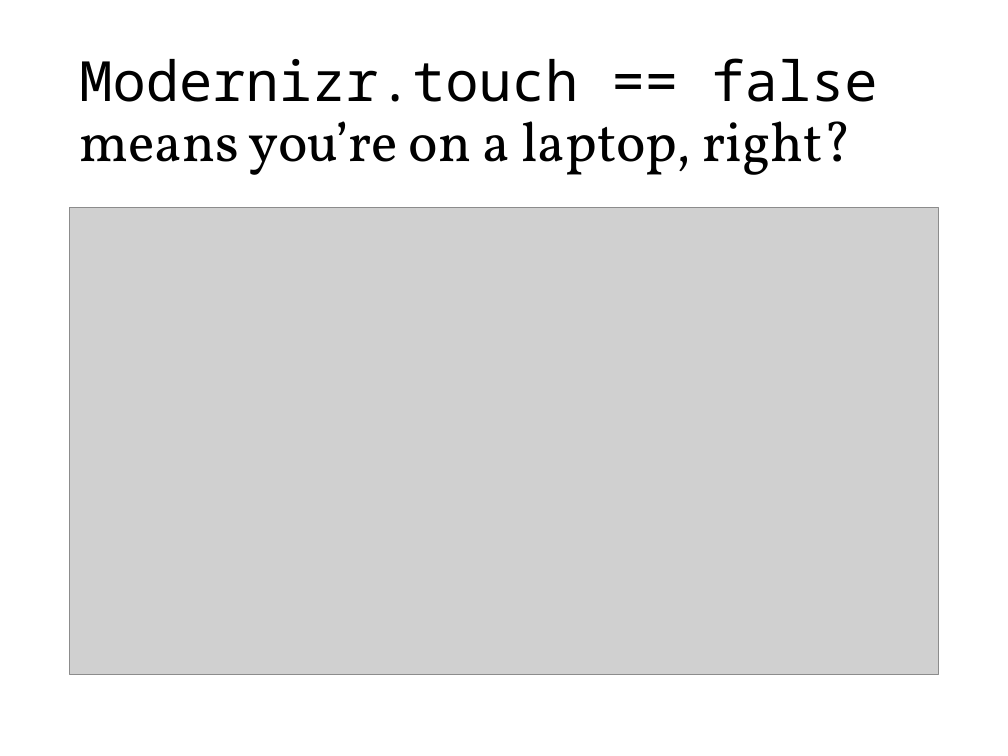
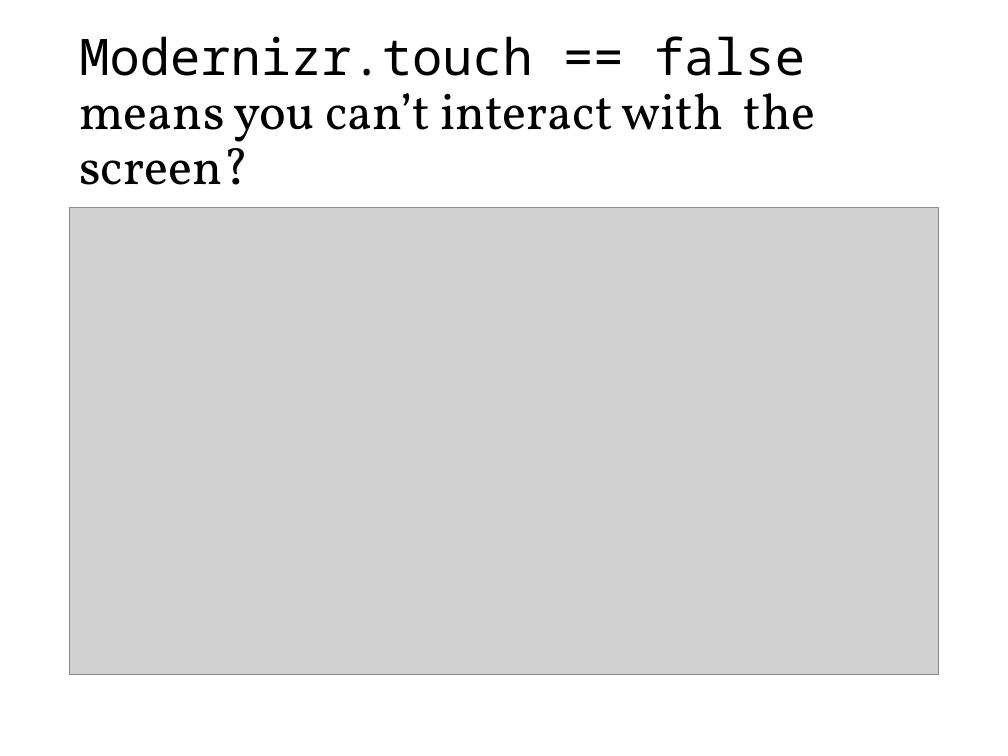
Before and after one commit to roblarsen/rob-larsen-presentations, a slide deck: slide 14 of wild-world-web.pptx. Drawn at 1008x756 pixels with LibreOffice and Linux fonts; fonts in the diff are those of the drawing; grey boxes stand for pictures; background and template pictures are left out. Boxes give left, top, right and bottom in pixels: in the first picture for what was removed or moved away, otherwise in the second. Text is boxed around its words. In the diff, an @@ line names an element or a change of style, - is before the commit and + after.

Commit message:
i can touch this no more.

```diff
--- a/wild-world-web.pptx
+++ b/wild-world-web.pptx
@@ title at (79, 36, 816, 185): text changed; size 39.6 to 36 pt @@
-Modernizr.touch == false means you’re on a laptop, right?
+Modernizr.touch == false means you can’t interact with the screen?
```
Also in this commit, not shown: 24 other slides changed, 2 slides added, 2 slides removed.
